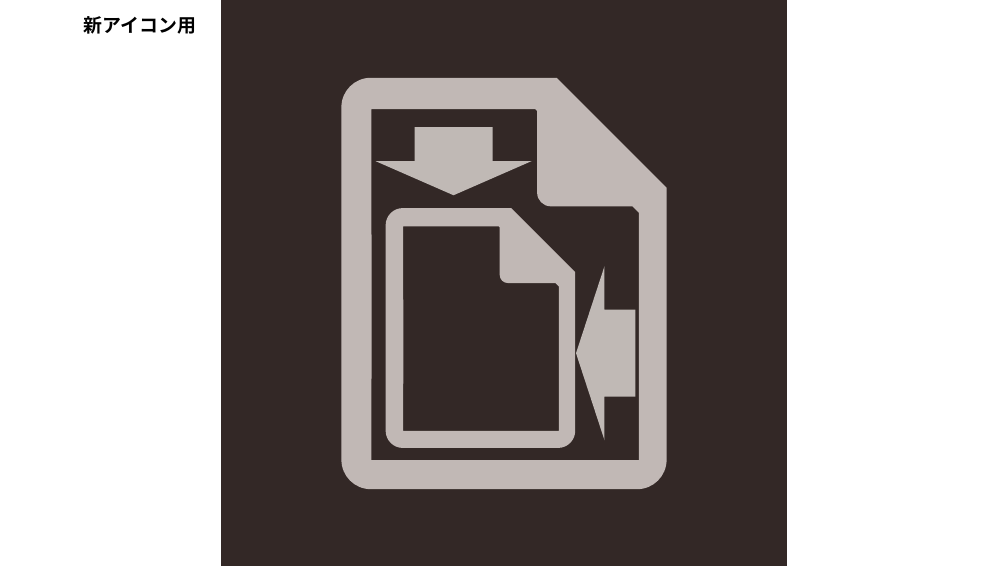
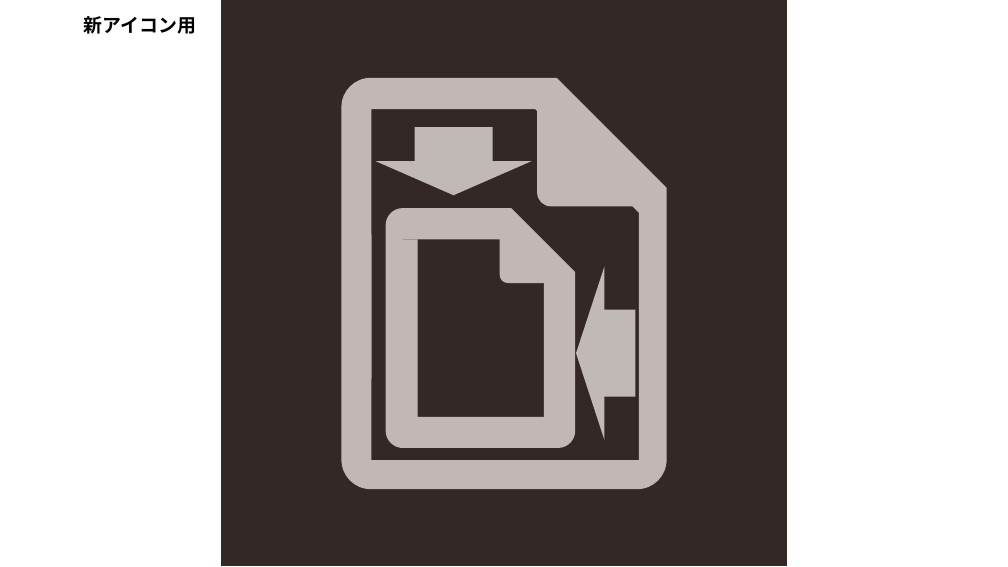
Before and after one commit to n-ando/FinderTools, a slide deck: slide 16 of icon.pptx. Drawn at 1008x567 pixels with LibreOffice and Linux fonts; fonts in the diff are those of the drawing. Boxes give left, top, right and bottom in pixels: in the first picture for what was removed or moved away, otherwise in the second. Text is boxed around its words. In the diff, an @@ line names an element or a change of style, - is before the commit and + after.

```diff
--- a/icon.pptx
+++ b/icon.pptx
@@ group added at bbox=[387, 209, 575, 448]: 4 rectangles @@
```
Also in this commit, not shown: 1 other slide changed, 5 slides added, 3 other files.
